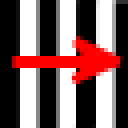
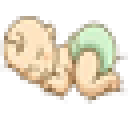
Revision of a layered 128x128 image; what changed, layer by layer:
added layer "Layer 46" above "Shape 63" over [0, 16, 128, 104]
hid "Shape 63" over [0, 0, 128, 128]
